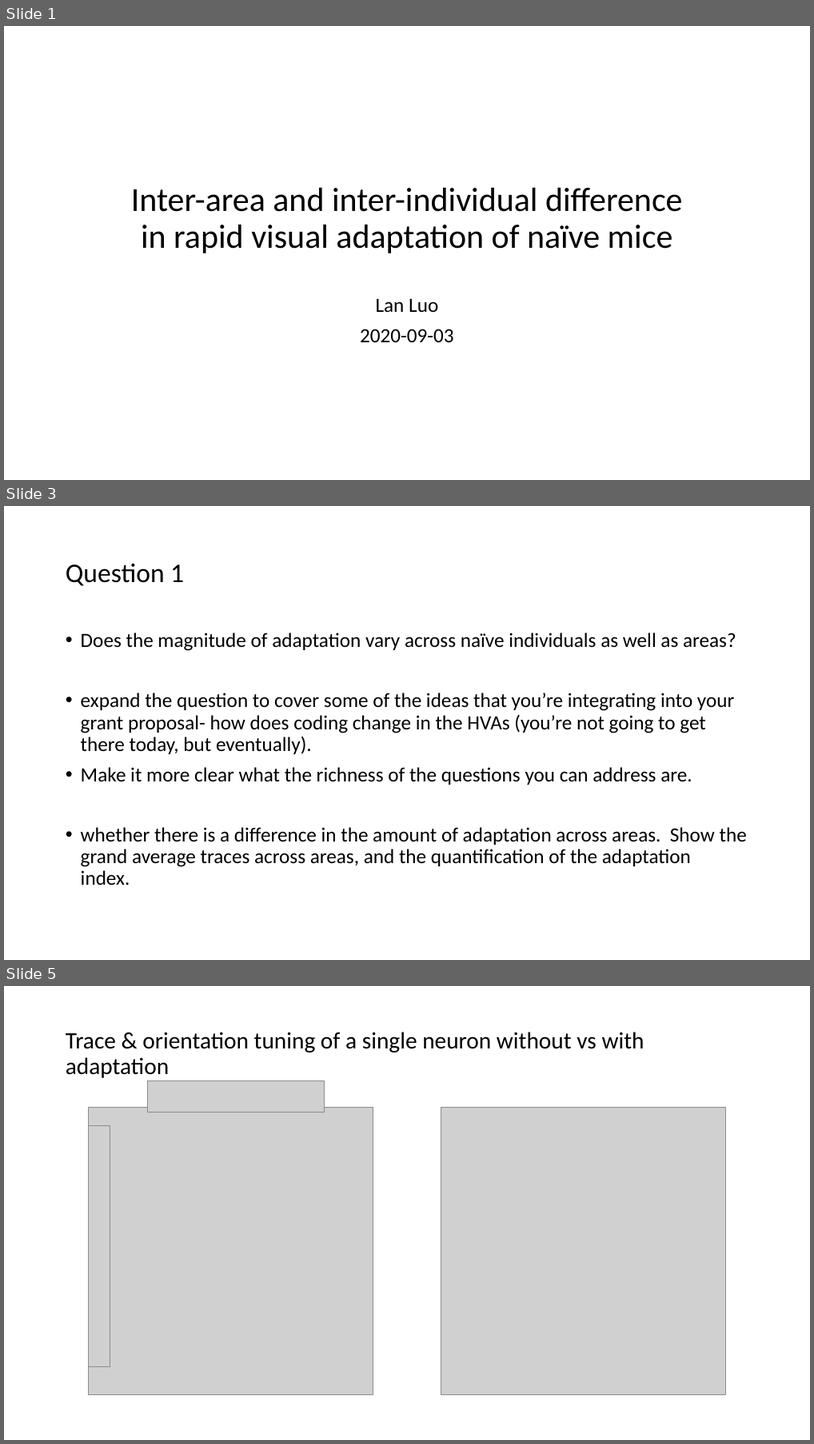
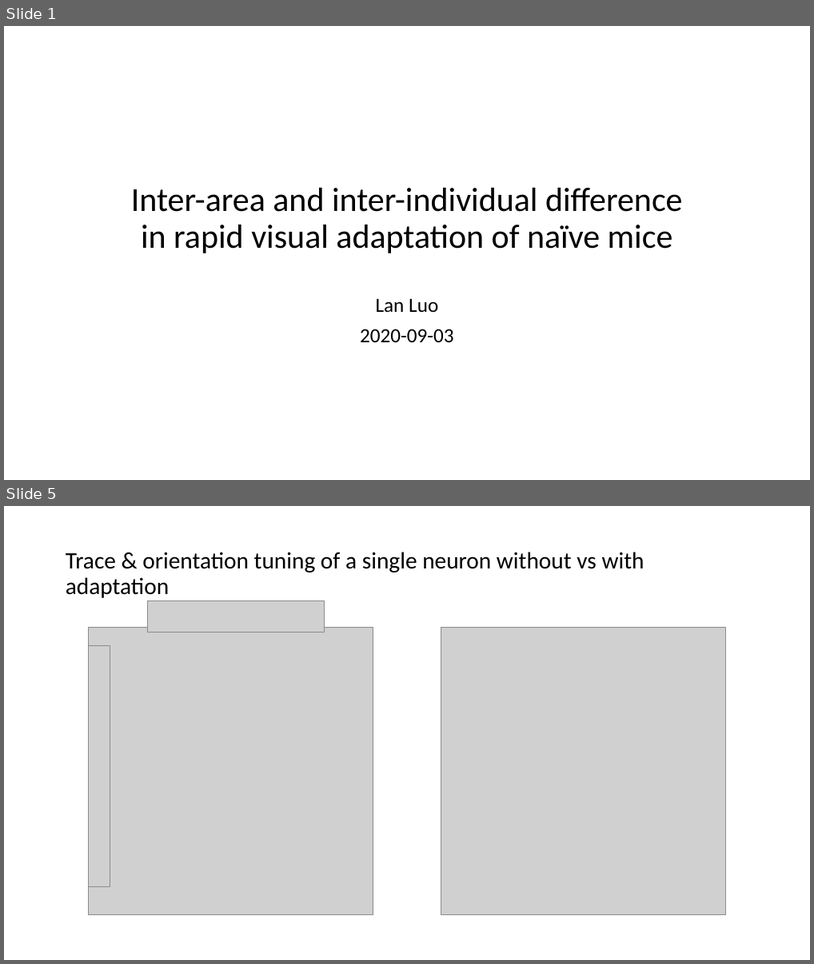
Before and after one commit to lanluo9/inter, a slide deck: code/Jin2020/200903_LL.pptx. Shown one above the other, each under a label of ours: slides 1, 3 and 5 before the commit, slides 1 and 5 after it; the slides between them are not shown. The pictures are 814x1444 and 814x964 pixels, drawn with LibreOffice and Linux fonts; fonts in the diff are those of the drawing; grey boxes stand for pictures. Boxes give left, top, right and bottom in pixels: in the first picture for what was removed or moved away, otherwise in the second. Text is boxed around its words. In the diff, an @@ line names an element or a change of style, - is before the commit and + after.

```diff
--- a/code/Jin2020/200903_LL.pptx
+++ b/code/Jin2020/200903_LL.pptx
@@ slide 3 removed at [4, 506, 810, 960], background #FFFFFF @@
@@ title removed at [66, 563, 184, 586] @@
-Question 1
@@ text removed at [81, 632, 747, 884] @@
-• Does the magnitude of adaptation vary across naïve individuals as well as areas?
-• expand the question to cover some of the ideas that you’re integrating into your grant proposal- how does coding change in the HVAs (you’re not going to get there today, but eventually).
-• Make it more clear what the richness of the questions you can address are.
-• whether there is a difference in the amount of adaptation across areas. Show the grand average traces across areas, and the quantification of the adaptation index.
```
Also in this commit, not shown: 11 slides changed, 3 slides added, 1 other slide removed.
